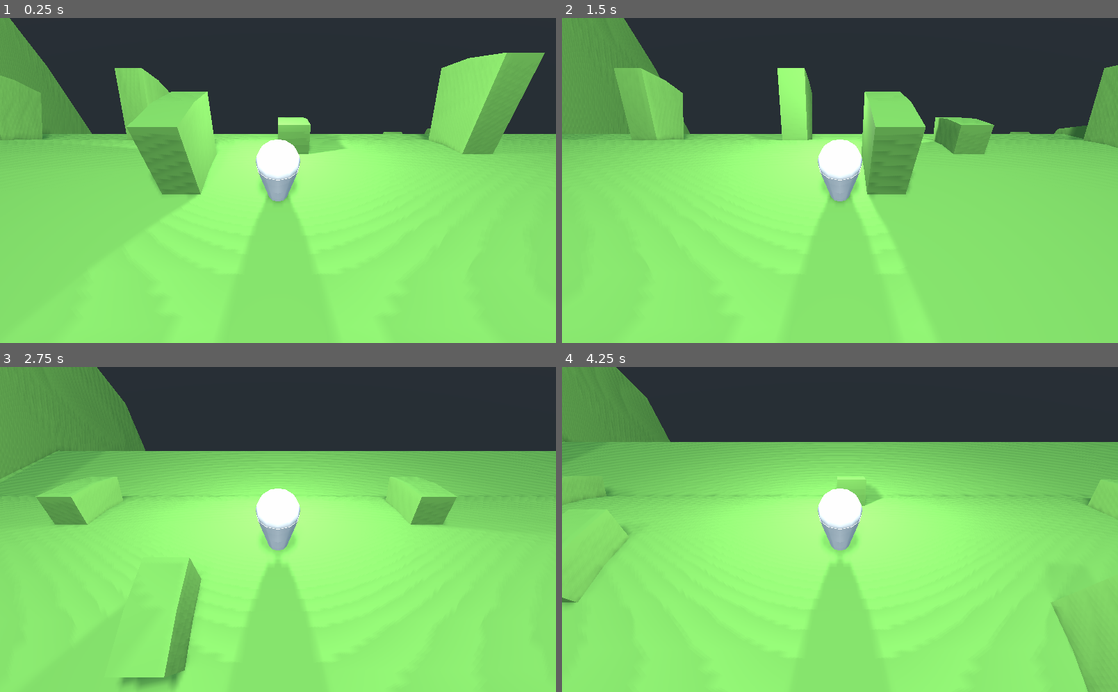
Above: before the commit, frames 1-4 (two rows, left to right).
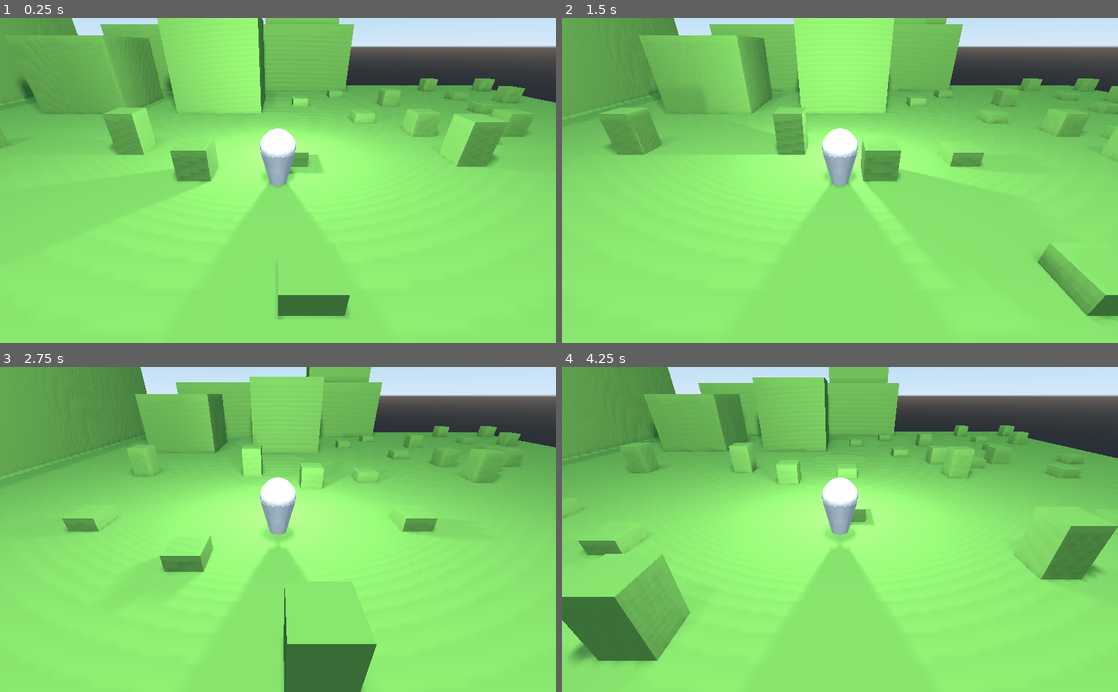
Above: after the commit, the same moments.

Repository: lynnpepin/rollinglogshader
Game: Godot game, scene res://world.tscn
Same seed, same stepped clock (60 frames per second), same inputs: the game is played once before the commit and once after it.
Inputs:
- Up to frame 1 (0.25 s): no input
- Up to frame 2 (1.5 s): tap Enter at 0.5 s; hold Right (ui_right) 0.53-1.28 s; hold A (A) 0.53-1.28 s; tap D (D) at 0.8, 1.35 s; hold Down (ui_down) from 1.28 s (still down)
- Up to frame 3 (2.75 s): tap S (S) at 1.55 s; tap Space (space) at 2 s; release Down (ui_down) at 2.03 s; hold Right (ui_right) from 2.03 s (still down); hold S (S) from 2.03 s (still down); tap A (A) at 2.3 s
- Up to frame 4 (4.25 s): release Right (ui_right) at 2.78 s; release S (S) at 2.78 s; hold Up (ui_up) 2.78-3.53 s; tap A (A) at 2.85 s; tap D (D) at 3.05 s; tap Enter at 3.5 s; hold Left (ui_left) from 3.53 s (still down); hold D (D) from 3.53 s (still down); tap S (S) at 3.8 s

The runs differ from the first frame. In frame 1, 35% of the frame differs, in the area x 0-100%, y 0-93%; in frame 2, 35%; in frame 3, 27%; in frame 4, 30%.

Commit message:
Fixed the math for correct displacement

Diff:
--- a/rolling_log.shader
+++ b/rolling_log.shader
@@ -1,12 +1,9 @@
-/* TODO:
- * 1. Add noisy texture
- * 2. Recalculate normals
- * 3. Make it a better rolling-log shape (convery-belt / cloth-over-tube)
+/* TODO: Recalculate normals, cleanup
  */
 shader_type spatial;
-//render_mode blend_mix,depth_draw_opaque,cull_back,diffuse_burley,specular_schlick_ggx;
-uniform float RADIUS = 2.0;
 uniform float PI = 3.14159265358979323846264;
+uniform vec3 player_pos = vec3(0.0, 0.0, 0.0);
+uniform bool active = false;
 
 
 // https://godot-es-docs.readthedocs.io/en/latest/tutorials/shading/vertex_displacement_with_shaders.html
@@ -36,7 +33,6 @@
   return height;
 }
 
-uniform vec3 player_pos = vec3(0.0, 0.0, 0.0);
 uniform vec3 original_vertex;
 
 
@@ -48,34 +44,41 @@
 	// Now let's do displacements to "roll log"
 	float dist_z = VERTEX.z - player_pos.z;
 	float dist_y = VERTEX.y; // - player_pos.y;
+	float RADIUS = 10.0;
 	float Dz = PI*RADIUS/2.0;
+	float theta = dist_z / RADIUS;
 	int side;
 
 	// Calculate which "side" we're on
 	// 1 and -1 represent "hanging towel"
 	// 0 represents the "rolling log" part
-	if (dist_z >= Dz) {
-		side = 1;
-	} else if (dist_z <= -Dz) {
-		side = -1;
-	} else {
-		side = 0;
+	if (active) {
+		if (dist_z > Dz) {
+			side = 1;
+		} else if (dist_z < -Dz) {
+			side = -1;
+		} else {
+			side = 0;
+		}
+
+		// Sides still do not work as expected!
+		if (side == 1) {
+			VERTEX.y = -(dist_z - Dz) - RADIUS;
+			VERTEX.z = dist_y + RADIUS;
+		}
+		if (side == -1) {
+			VERTEX.y = (dist_z + Dz) - RADIUS;
+			VERTEX.z = - (dist_y + RADIUS)
+		}
+		if (side == 0) {
+			VERTEX.y = (dist_y + RADIUS)*cos(theta) - RADIUS;
+			VERTEX.z = (dist_y + RADIUS)*sin(theta) ;
+		}
+
+		VERTEX.z += player_pos.z;
+
+		// todo - recalculate normals
 	}
-
-	// Sides still do not work as expected!
-	if (side == 1) {
-		VERTEX.y = -(dist_z - Dz) - RADIUS;
-		VERTEX.z = dist_y + 2.0*Dz;
-	}
-	if (side == -1) {
-		VERTEX.y = (dist_z + Dz) - RADIUS;
-		VERTEX.z = - (dist_y + 2.0*Dz)
-	}
-	if (side == 0) {
-		VERTEX.y += (dist_y + RADIUS)*cos(dist_z/RADIUS) - RADIUS;
-		VERTEX.z += (dist_y + RADIUS)*sin(dist_z/RADIUS) ;
-	}
-	// todo - recalculate normals
 }
 
 void fragment() {
--- a/world.tscn
+++ b/world.tscn
@@ -21,9 +21,9 @@
 
 [sub_resource type="ShaderMaterial" id=3]
 shader = ExtResource( 4 )
-shader_param/RADIUS = 2.0
 shader_param/PI = 3.14159
 shader_param/player_pos = Vector3( 0, 0, 0 )
+shader_param/active = false
 shader_param/original_vertex = null
 
 [node name="Spatial" type="Spatial"]
@@ -39,7 +39,7 @@
 script = ExtResource( 1 )
 
 [node name="Camera" type="Camera" parent="Player"]
-transform = Transform( 1, 0, 0, 0, 0.707107, 0.707107, 0, -0.707107, 0.707107, 0, 4, 4 )
+transform = Transform( 1, 0, 0, 0, 0.866026, 0.5, 0, -0.5, 0.866026, 0, 3, 6 )
 script = ExtResource( 2 )
 
 [node name="Cylinder" type="MeshInstance" parent="Player"]
